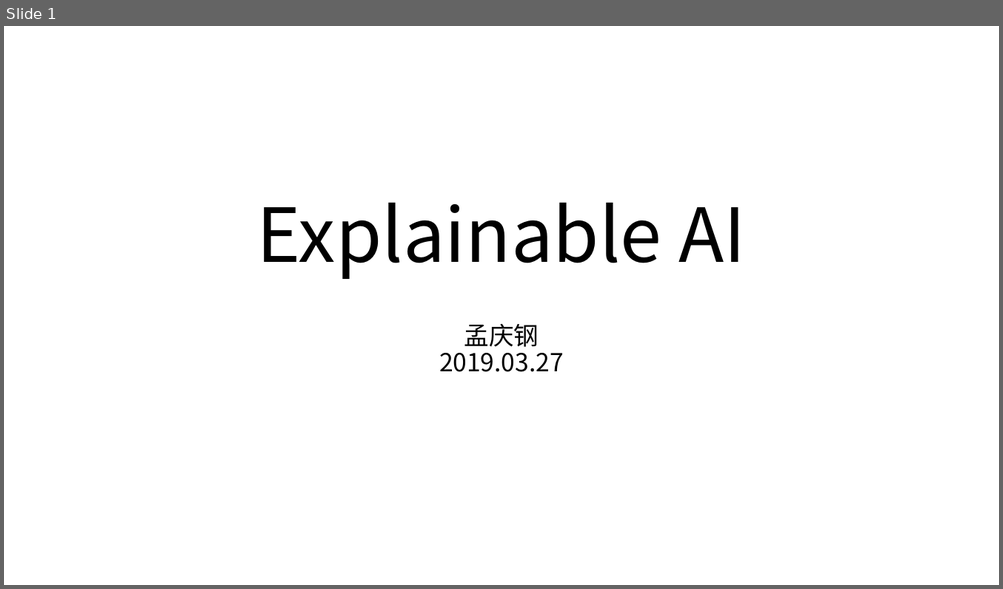
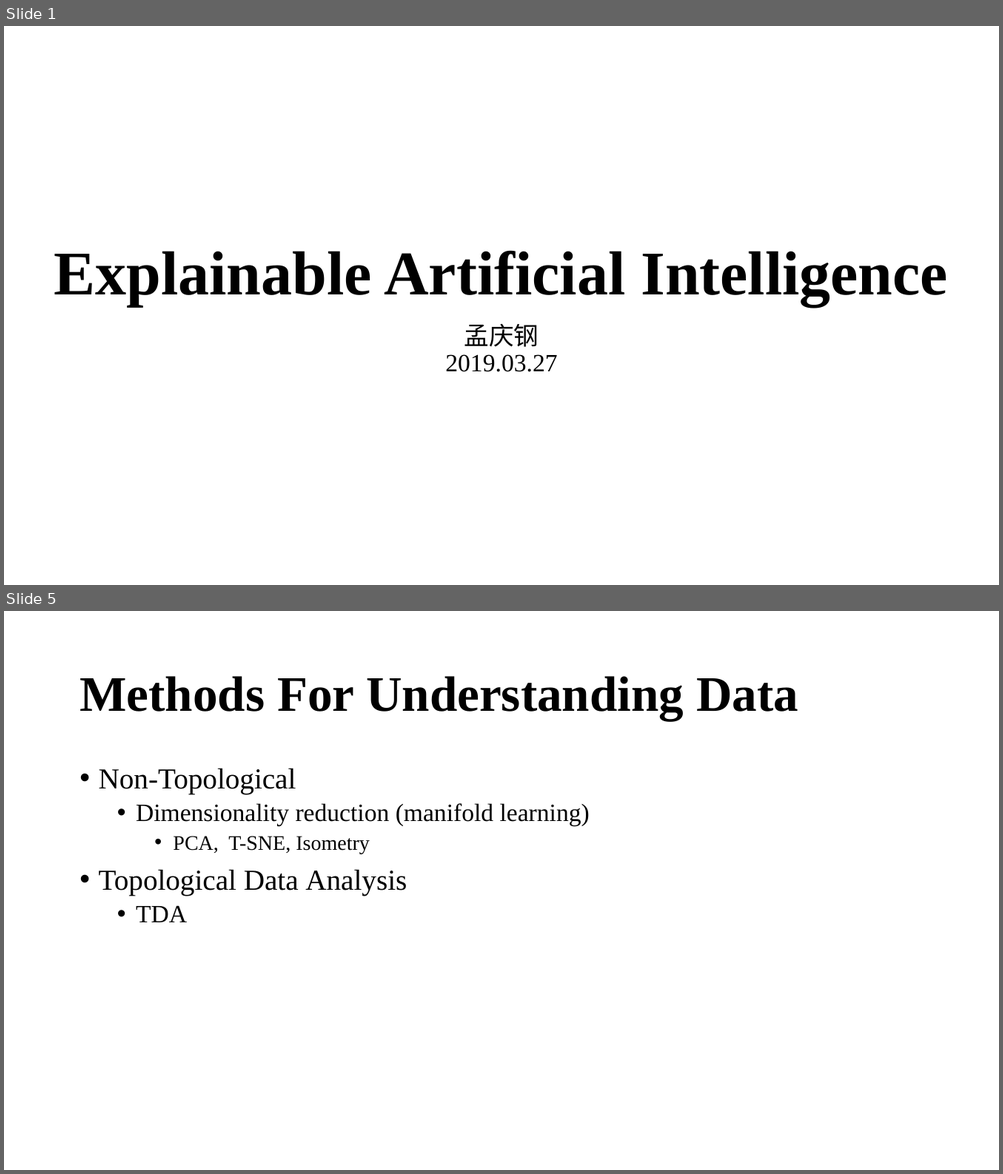
Before and after one commit to cloudspurs/klz, a slide deck: computer_science/ai/xai/xai.pptx. Shown one above the other, each under a label of ours: slide 1 before the commit, slides 1 and 5 after it; the slides between them are not shown. The pictures are 1003x589 and 1003x1174 pixels, drawn with LibreOffice and Linux fonts; fonts in the diff are those of the drawing. Boxes give left, top, right and bottom in pixels: in the first picture for what was removed or moved away, otherwise in the second. Text is boxed around its words. In the diff, an @@ line names an element or a change of style, - is before the commit and + after.

```diff
--- a/computer_science/ai/xai/xai.pptx
+++ b/computer_science/ai/xai/xai.pptx
@@ slide 5 added at (4,611,999,1170), background #FFFFFF @@
@@ title added at (79,676,798,720), 48 pt, text #000000, bold @@
+Methods For Understanding Data
@@ text added at (99,768,589,923), 24 pt, text #000000 @@
+• Non-Topological
+  • Dimensionality reduction (manifold learning)
+    • PCA, T-SNE, Isometry
+• Topological Data Analysis
+  • TDA
@@ slide 1 changed as well @@
@@ title at (54,251,948,306): text changed; size 72 to 60 pt; font Noto Sans CJK SC to Times New Roman; bold on @@
-Explainable AI
+Explainable Artificial Intelligence
@@ subtitle "孟庆钢 2019.03.27" at (445,324,557,372): font Noto Sans CJK SC to Times New Roman in "2019.03.27" @@
```
Also in this commit, not shown: 7 other slides changed, 3 other slides added, 1 slide removed, 11 other files.
